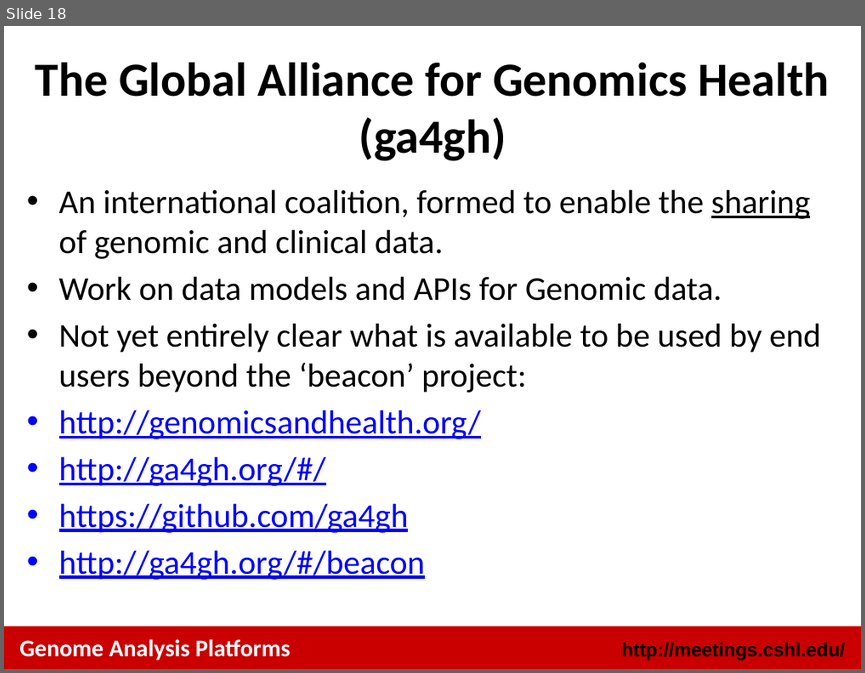
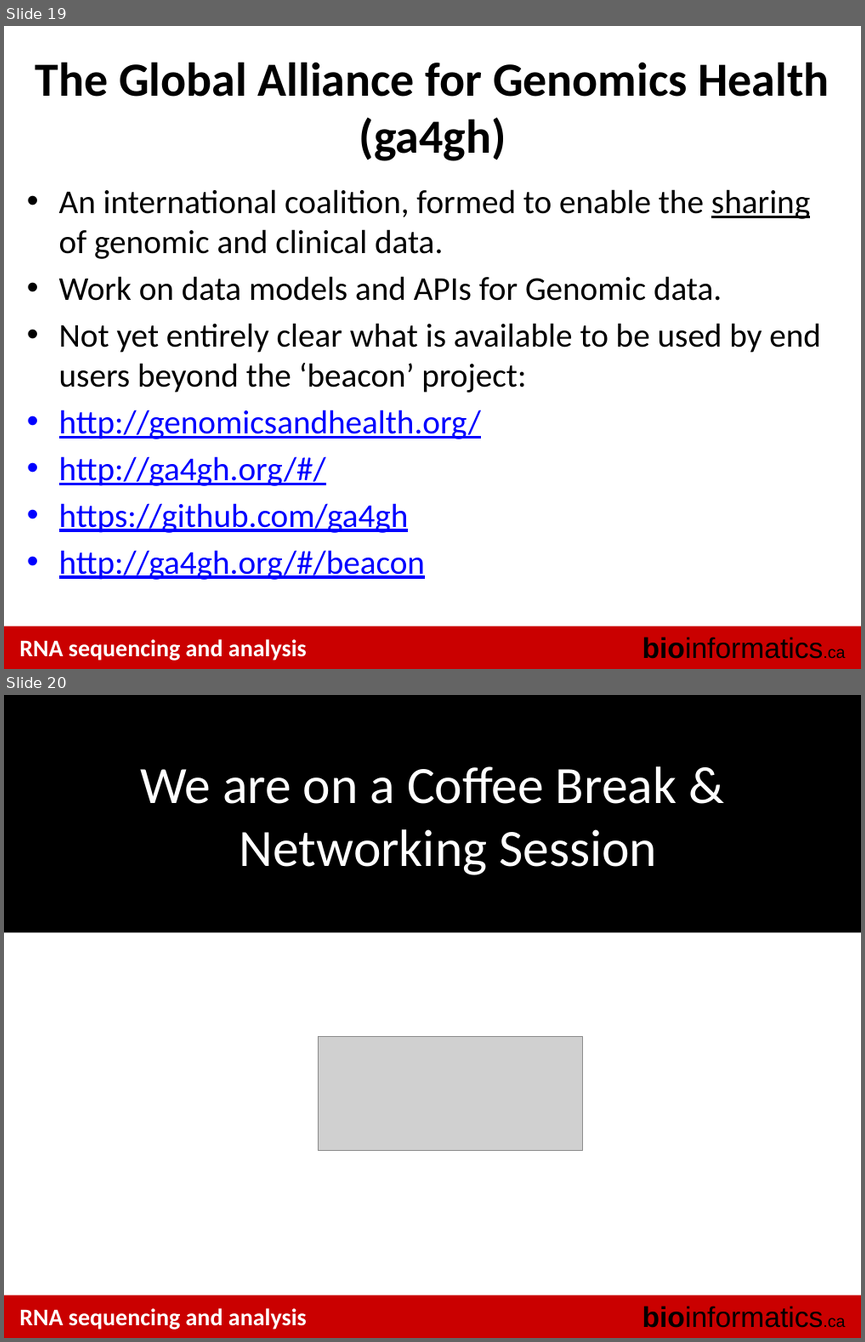
Before and after one commit to griffithlab/rnaseq_tutorial_wiki, a slide deck: LectureFiles/cbw/2016/GenomeAnalysisPlatforms.pptx. Shown one above the other, each under a label of ours: slide 18 before the commit, slides 19 and 20 after it. The pictures are 865x673 and 865x1342 pixels, drawn with LibreOffice and Linux fonts; fonts in the diff are those of the drawing; grey boxes stand for pictures. Boxes give left, top, right and bottom in pixels: in the first picture for what was removed or moved away, otherwise in the second. Text is boxed around its words. In the diff, an @@ line names an element or a change of style, - is before the commit and + after.

```diff
--- a/LectureFiles/cbw/2016/GenomeAnalysisPlatforms.pptx
+++ b/LectureFiles/cbw/2016/GenomeAnalysisPlatforms.pptx
@@ slide 20 added at bbox=[4, 695, 861, 1338], background #FFFFFF; not listed: 3 template elements that a slide beside it also shows @@
@@ text added at bbox=[4, 695, 861, 932], fill #000000, 44 pt, text #FFFFFF @@
+We are on a Coffee Break & Networking Session
@@ picture added at bbox=[318, 1037, 582, 1151] @@
@@ what was slide 18 is now slide 19 @@
@@ slide 19 changed as well @@
@@ text added at bbox=[642, 636, 845, 658], 24 pt, text #000000 @@
+bioinformatics.ca
@@ text at bbox=[19, 639, 307, 660]: text changed @@
-Genome Analysis Platforms
+RNA sequencing and analysis
@@ text removed at bbox=[622, 641, 846, 660] @@
-http://meetings.cshl.edu/
```
Also in this commit, not shown: 16 other slides changed, 2 other slides added, 1 slide removed, 13 other files.
